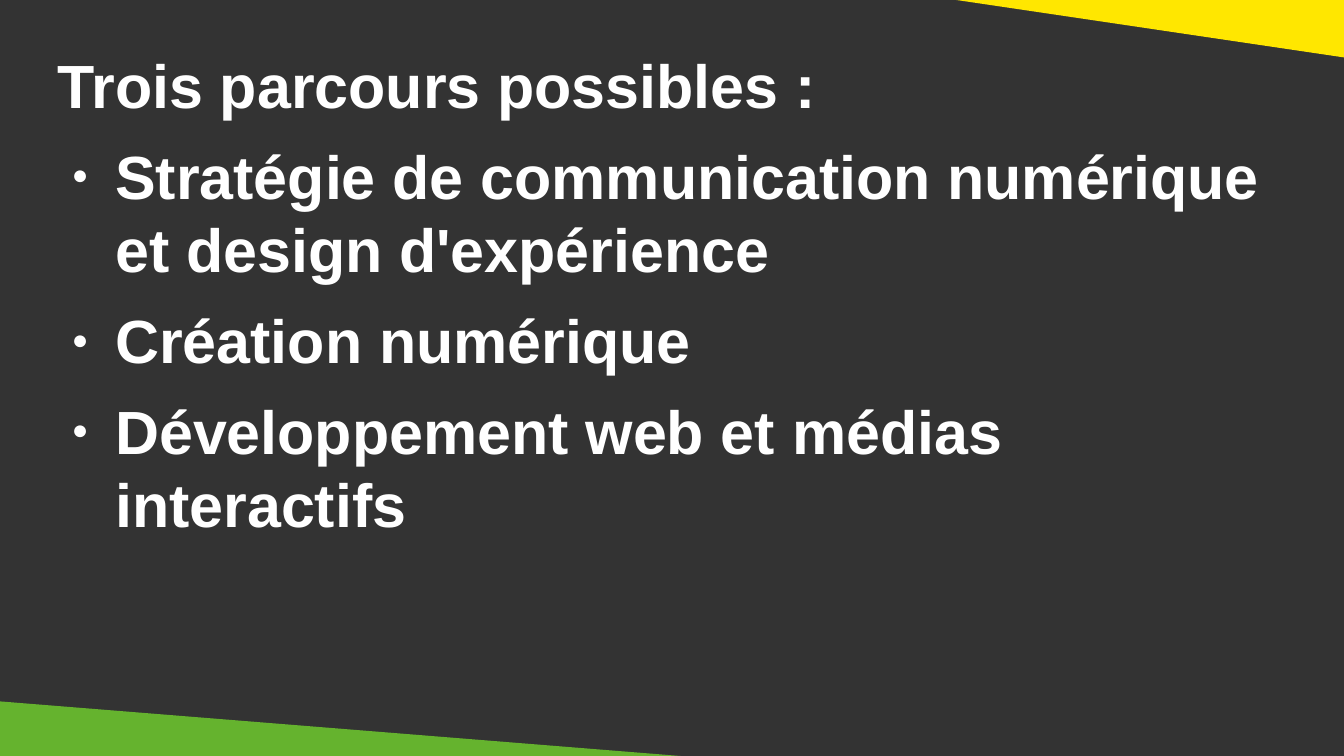
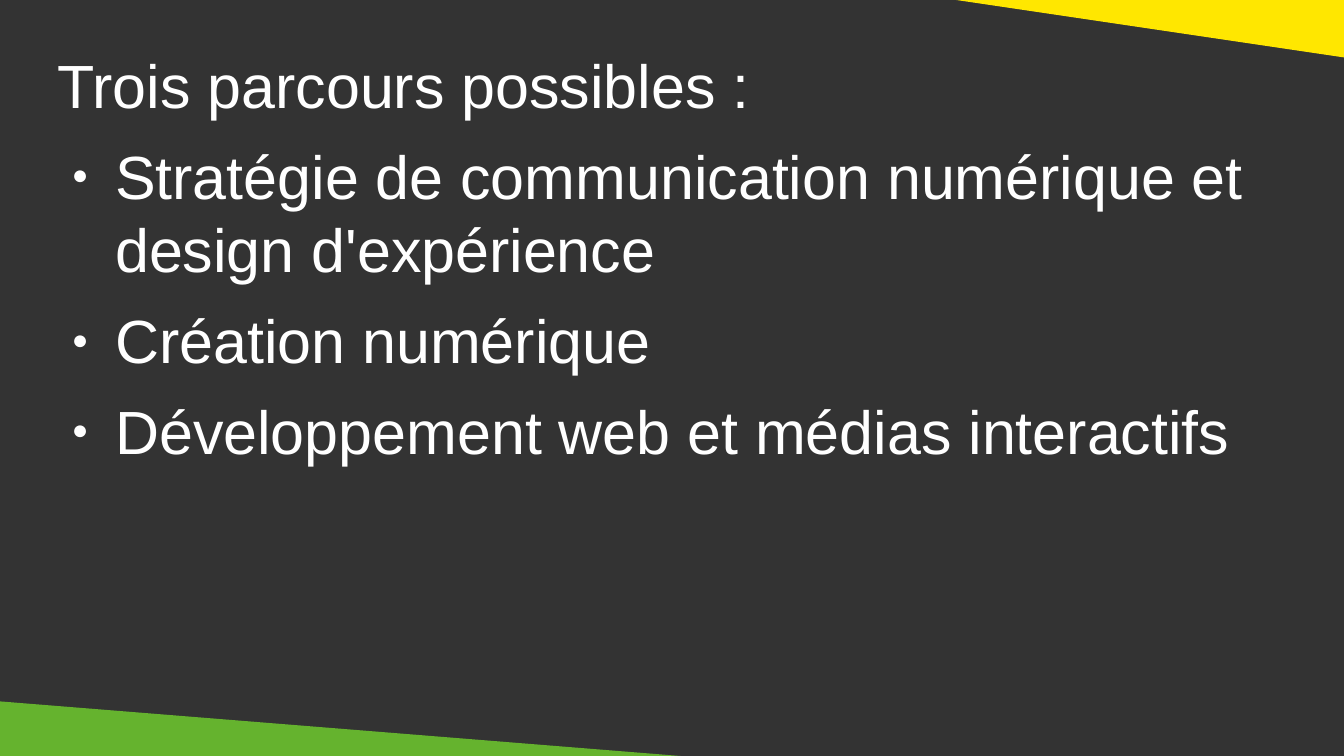
Before and after one commit to DanYellow/cours, a slide deck: slide 18 of presentation-formation-mmi/presentation.odp. Drawn at 1344x756 pixels with LibreOffice and Linux fonts; fonts in the diff are those of the drawing. Boxes give left, top, right and bottom in pixels: in the first picture for what was removed or moved away, otherwise in the second. Text is boxed around its words. In the diff, an @@ line names an element or a change of style, - is before the commit and + after.

```diff
--- a/presentation-formation-mmi/presentation.odp
+++ b/presentation-formation-mmi/presentation.odp
@@ text "Trois parcours possibles :" at (58, 64, 1243, 466): bold off @@
```
Also in this commit, not shown: 5 other slides changed, 1 other file.
